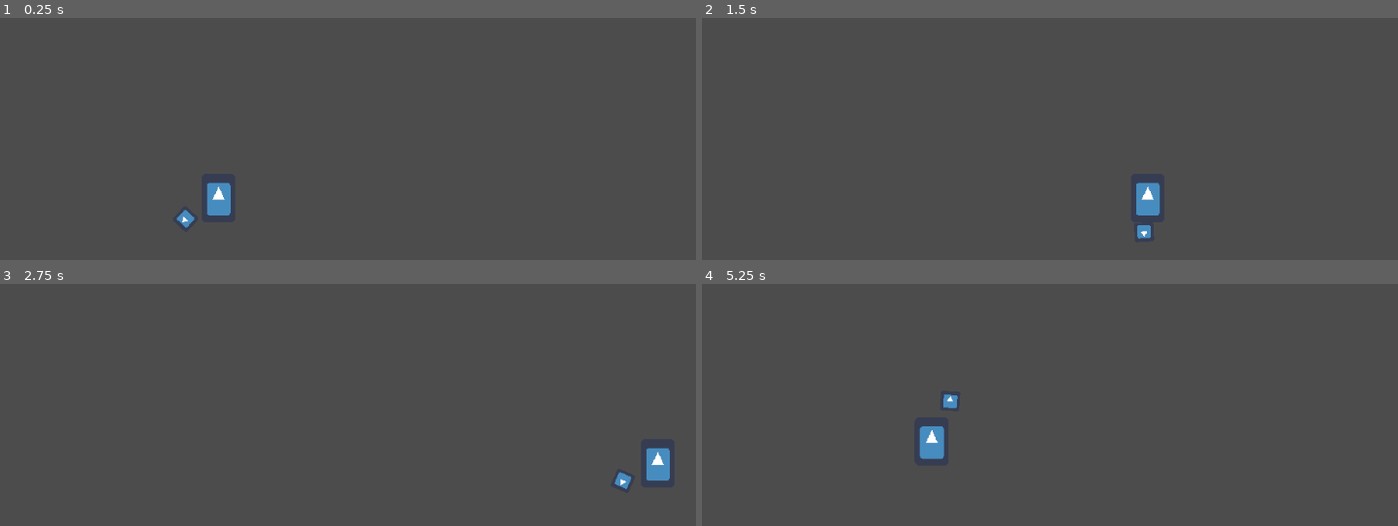
Above: before the commit, frames 1-4 (two rows, left to right).
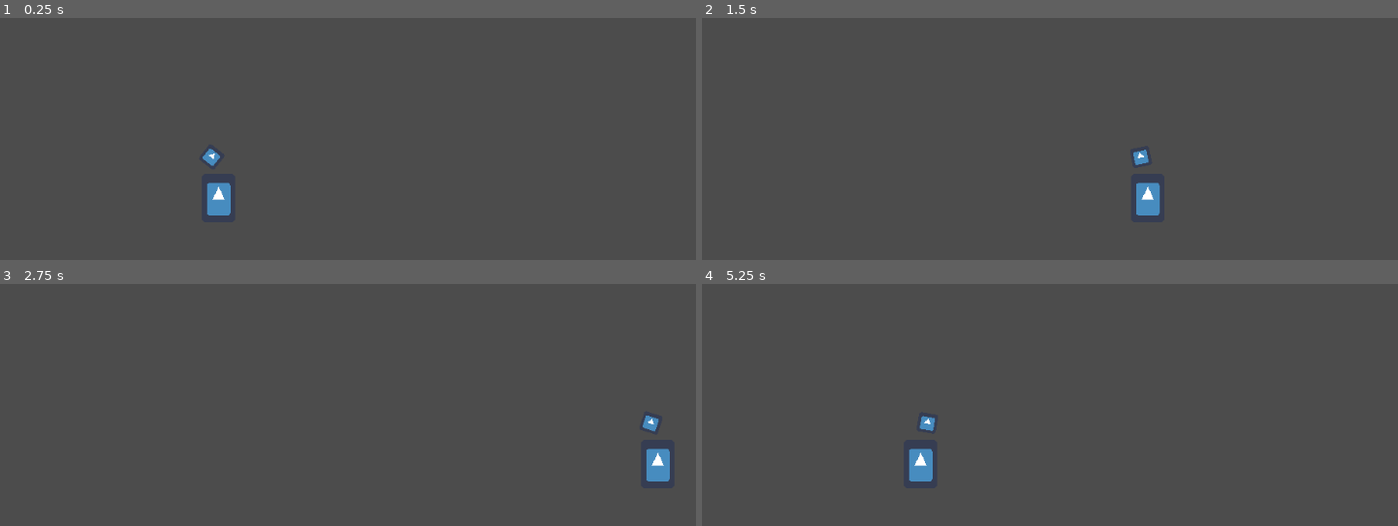
Above: after the commit, the same moments.

Repository: MHillier98/FeedThePillar
Game: Godot game, scene res://Scenes/TestScene.tscn
Same seed, same stepped clock (60 frames per second), same inputs: the game is played once before the commit and once after it. The engine's default icon, where the game draws it, is replaced by a stand-in: a white triangle on a blue panel in a dark square.
Inputs (mouse positions are in pixels of both pictures, inside the frame that each line leads up to):
- Up to frame 1 (0.25 s): no input
- Up to frame 2 (1.5 s): move the mouse to (1224, 160) at 0.52 s; hold D (right) 0.53-1.28 s; move the mouse to (896, 206) at 1.27 s; hold S (down) from 1.28 s (still down)
- Up to frame 3 (2.75 s): tap Enter at 2 s; move the mouse to (424, 351) at 2.02 s; release S (down) at 2.03 s; hold D (right) from 2.03 s (still down)
- Up to frame 4 (5.25 s): move the mouse to (outside the picture) at 2.77 s; release D (right) at 2.78 s; hold W (up) 2.78-3.53 s; tap Space at 3.5 s; move the mouse to (1279, 518) at 3.52 s; hold A (left) 3.53-5.03 s; move the mouse to (820, 383) at 4.27 s; move the mouse to (1091, 450) at 5.02 s; hold S (down) from 5.03 s (still down)

The runs differ from the first frame. In frame 1, 0.2% of the frame differs, in the area x 25-32%, y 54-87%; in frame 2, 0.2%; in frame 3, 0.3%; in frame 4, 1.0%, in the area x 29-37%, y 45-82%.

Commit message:
Got head animation working

Diff:
--- a/Scenes/Player.tscn
+++ b/Scenes/Player.tscn
@@ -10,20 +10,50 @@
 [sub_resource type="RectangleShape2D" id=2]
 extents = Vector2( 22.4, 32 )
 
+[sub_resource type="Animation" id=3]
+resource_name = "Look Left"
+length = 0.2
+tracks/0/type = "value"
+tracks/0/path = NodePath("HeadCollisionShape:position")
+tracks/0/interp = 2
+tracks/0/loop_wrap = true
+tracks/0/imported = false
+tracks/0/enabled = true
+tracks/0/keys = {
+"times": PoolRealArray( 0.2, 3.2 ),
+"transitions": PoolRealArray( 1, 1 ),
+"update": 0,
+"values": [ Vector2( -9, -54 ), Vector2( 9, -54 ) ]
+}
+
+[sub_resource type="Animation" id=4]
+resource_name = "Look Right"
+length = 0.2
+tracks/0/type = "value"
+tracks/0/path = NodePath("HeadCollisionShape:position")
+tracks/0/interp = 1
+tracks/0/loop_wrap = true
+tracks/0/imported = false
+tracks/0/enabled = true
+tracks/0/keys = {
+"times": PoolRealArray( 0.2, 3.5 ),
+"transitions": PoolRealArray( 1, 1 ),
+"update": 0,
+"values": [ Vector2( 9, -54 ), Vector2( -9, -54 ) ]
+}
+
 [node name="PlayerKinematicBody" type="KinematicBody2D"]
 script = ExtResource( 2 )
 
-[node name="PlayerHead" type="KinematicBody2D" parent="."]
+[node name="HeadCollisionShape" type="CollisionShape2D" parent="."]
+position = Vector2( -9, -54 )
+shape = SubResource( 1 )
 script = ExtResource( 3 )
 
-[node name="HeadSprite" type="Sprite" parent="PlayerHead"]
-position = Vector2( 8.93895, -53.3408 )
+[node name="HeadSprite" type="Sprite" parent="HeadCollisionShape"]
+position = Vector2( 0, -7.62939e-06 )
 scale = Vector2( 0.4, 0.4 )
 texture = ExtResource( 1 )
-
-[node name="HeadCollisionShape" type="CollisionShape2D" parent="PlayerHead"]
-position = Vector2( 8.93895, -53.3408 )
-shape = SubResource( 1 )
 
 [node name="BodyCollisionShape" type="CollisionShape2D" parent="."]
 shape = SubResource( 2 )
@@ -31,3 +61,7 @@
 [node name="BodySprite" type="Sprite" parent="BodyCollisionShape"]
 scale = Vector2( 0.7, 1 )
 texture = ExtResource( 1 )
+
+[node name="AnimationPlayer" type="AnimationPlayer" parent="."]
+"anims/Look Left" = SubResource( 3 )
+"anims/Look Right" = SubResource( 4 )
--- a/Scripts/Player.gd
+++ b/Scripts/Player.gd
@@ -3,6 +3,8 @@
 export (int) var speed = 400
 
 var velocity = Vector2()
+
+onready var animationPlayer = $AnimationPlayer
 
 func get_input():
 	velocity = Vector2()
@@ -19,3 +21,12 @@
 func _physics_process(delta):
 	get_input()
 	velocity = move_and_slide(velocity)
+
+	if get_global_mouse_position().x < global_position.x:
+		animationPlayer.play("Look Left")
+		get_node("HeadCollisionShape/HeadSprite").set_flip_v(true)
+		yield(animationPlayer, "animation_finished")
+	else:
+		animationPlayer.play("Look Right")
+		get_node("HeadCollisionShape/HeadSprite").set_flip_v(false)
+		yield(animationPlayer, "animation_finished")
--- a/Scripts/PlayerHead.gd
+++ b/Scripts/PlayerHead.gd
@@ -1,36 +1,12 @@
-extends KinematicBody2D
+extends CollisionShape2D
 
-export (int) var speed = 20
+#export (int) var speed = 20
 
 func get_input():
-	look_at(get_global_mouse_position())
+	var mouse_pos = get_global_mouse_position()
+
+	if (mouse_pos.x > global_position.x + 20 or mouse_pos.x < global_position.x - 20) and global_position.distance_to(mouse_pos) > 10:
+		look_at(mouse_pos)
 
 func _physics_process(delta):
-	pass
-	# this isn't working
-
 	get_input()
-	var mouse_pos = get_global_mouse_position()
-#	if mouse_pos.x != 0 and mouse_pos.y != 0:
-
-	print("---")
-#	print(mouse_pos.x)
-	print(global_position)
-
-	var player_pos = get_parent().global_position
-	print(player_pos)
-
-	var target = Vector2(0, 0)
-
-	if mouse_pos.x > global_position.x:
-		target = Vector2(player_pos.x + 10, player_pos.y - 55)
-#		var velocity = position.direction_to(target) * speed # position.move_toward(, 55)
-	else:
-		target = Vector2(player_pos.x - 10, player_pos.y - 55)
-#		var velocity = position.direction_to(target) * speed # position.move_toward(Vector2(player_pos.x - 26, player_pos.y + 20), 55)
-
-	print(target.x)
-
-	var velocity = global_position.direction_to(target) * speed
-	if global_position.distance_to(target) > 20:
-		velocity = move_and_slide(velocity)
Not shown: 1 places in Scenes/Player.tscn that only renumber resources
